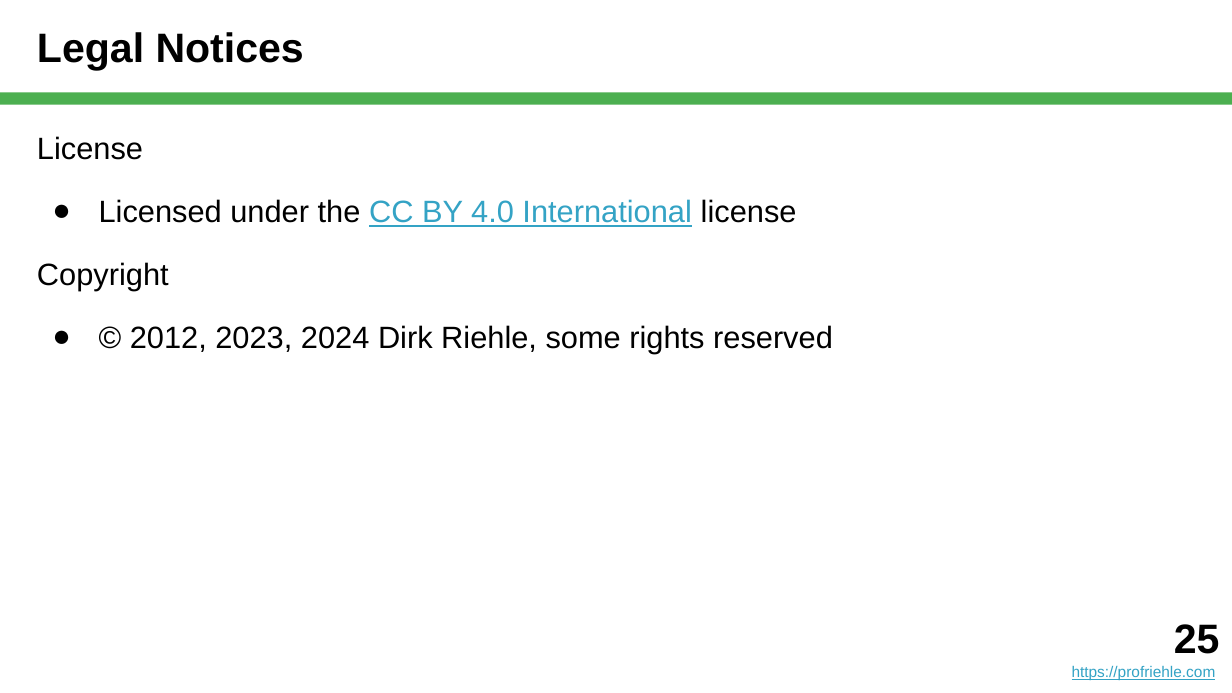
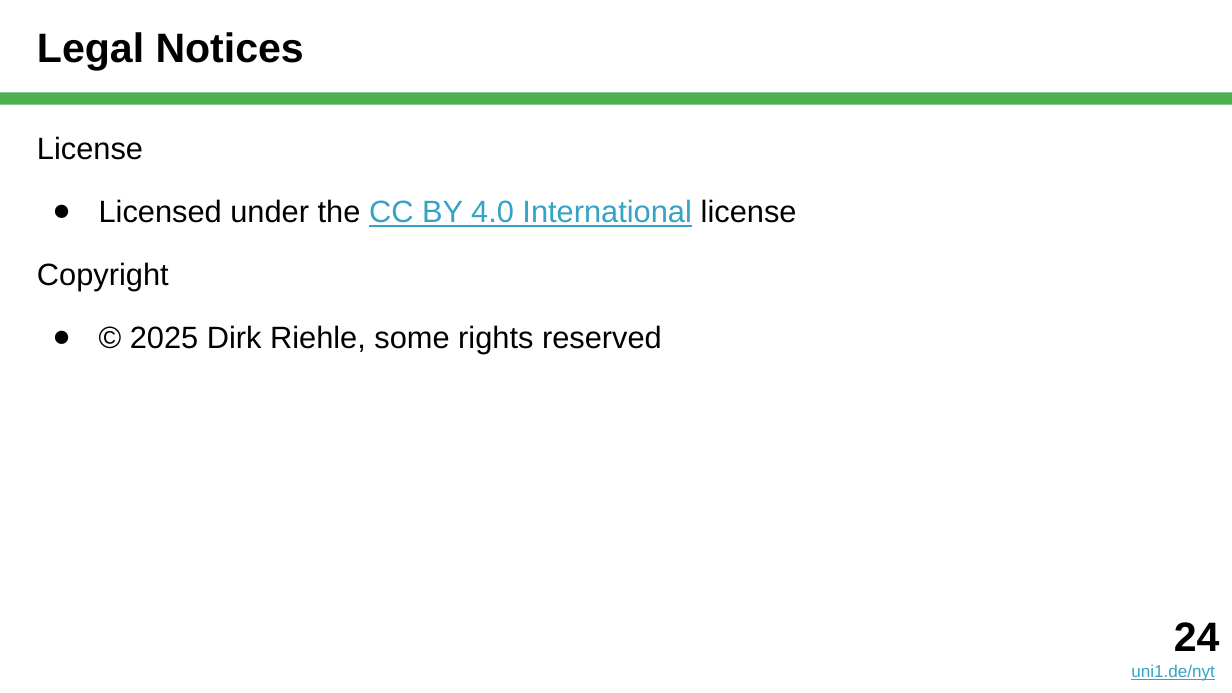
Before and after one commit to dirkriehle/nyt-course, a slide deck: slide 24 of Lecture slides/NYT A01 - Introduction.pptx (slide 25 before the commit). Drawn at 1232x693 pixels with LibreOffice and Linux fonts; fonts in the diff are those of the drawing. Boxes give left, top, right and bottom in pixels: in the first picture for what was removed or moved away, otherwise in the second. Text is boxed around its words. In the diff, an @@ line names an element or a change of style, - is before the commit and + after.

```diff
--- a/Lecture slides/NYT A01 - Introduction.pptx
+++ b/Lecture slides/NYT A01 - Introduction.pptx
@@ text at <box>130,325,662,354</box>: text changed @@
-● © 2012, 2023, 2024 Dirk Riehle, some rights reserved
+● © 2025 Dirk Riehle, some rights reserved
@@ text at <box>1131,622,1220,681</box>: text changed; size 9 to 10 pt @@
-25
-https://profriehle.com
+24
+uni1.de/nyt
```
Also in this commit, not shown: 8 other slides changed, 1 slide added, 2 slides removed, 27 other files.
